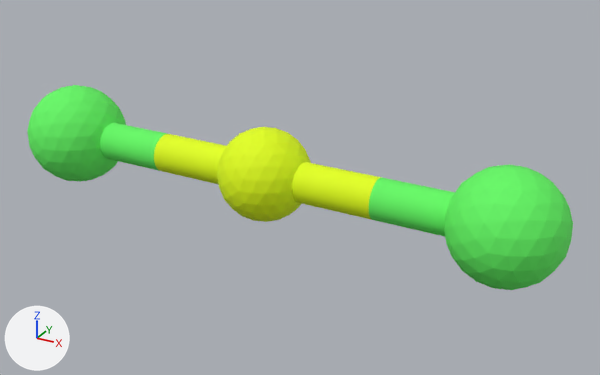
One commit to the glTF model assets/molecule/BeCl2/BeCl2.gltf: the scene before it, then after it.
Before and after are seen from a 50 mm lens placed at (0.655, -1.216, 1.699), pointed at (-0.025, 0.02, 1.081). Every picture has the same lights, and +X, +Y and +Z are marked at lower left. Where no turn or scale is listed for an object, it has been applied to the vertices.

Names of what the first picture shows: 'Shape_IndexedFaceSet', 'Shape_IndexedFaceSet.001', 'Shape_IndexedFaceSet.002', 'Shape_IndexedFaceSet.003', 'Shape_IndexedFaceSet.005', 'Shape_IndexedFaceSet.007', 'Shape_IndexedFaceSet.008'.
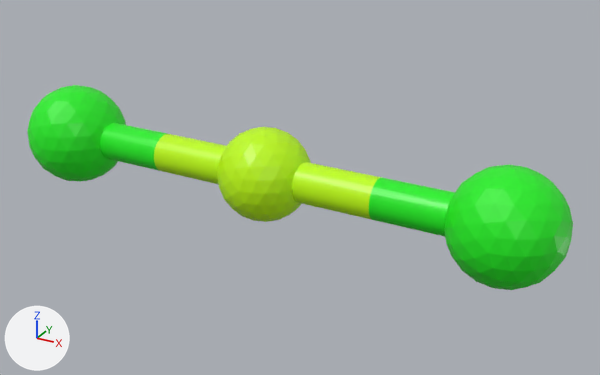
The newer file is also rescaled (x0.507), turned or shifted as a whole; pictures and numbers use the older file's frame.

The edits, one by one:
Material 'Shape' (mat_shape) changes colour from green #63f863 to green #1ff01f; in linear values from (0.125, 0.941, 0.125) to (0.0137, 0.871, 0.0137).
In material 'Shape' (mat_shape), roughness goes from 0.8 to 0.4.
Material 'Shape.001' (mat_shape_001) changes colour from yellow #e2ff00 to green #c2ff00; in linear values from (0.762, 1.0, 0.0) to (0.539, 1.0, 0.0).
In material 'Shape.001' (mat_shape_001), roughness goes from 0.8 to 0.4.

Where the change shows, as pixel boxes (x1, y1, x2, y2) in the pictures (600 x 375 px):
'Shape_IndexedFaceSet', recoloured, surface changed
    both: (444, 165, 573, 290)
'Shape_IndexedFaceSet.002', recoloured, surface changed
    both: (27, 85, 126, 182)
'Shape_IndexedFaceSet.001', recoloured, surface changed
    both: (217, 127, 311, 222)
'Shape_IndexedFaceSet.003', recoloured, surface changed
    both: (369, 178, 455, 236)
'Shape_IndexedFaceSet.005', recoloured, surface changed
    both: (292, 162, 382, 220)
'Shape_IndexedFaceSet.007', recoloured, surface changed
    both: (154, 134, 227, 184)
'Shape_IndexedFaceSet.008', recoloured, surface changed
    both: (100, 123, 167, 171)
